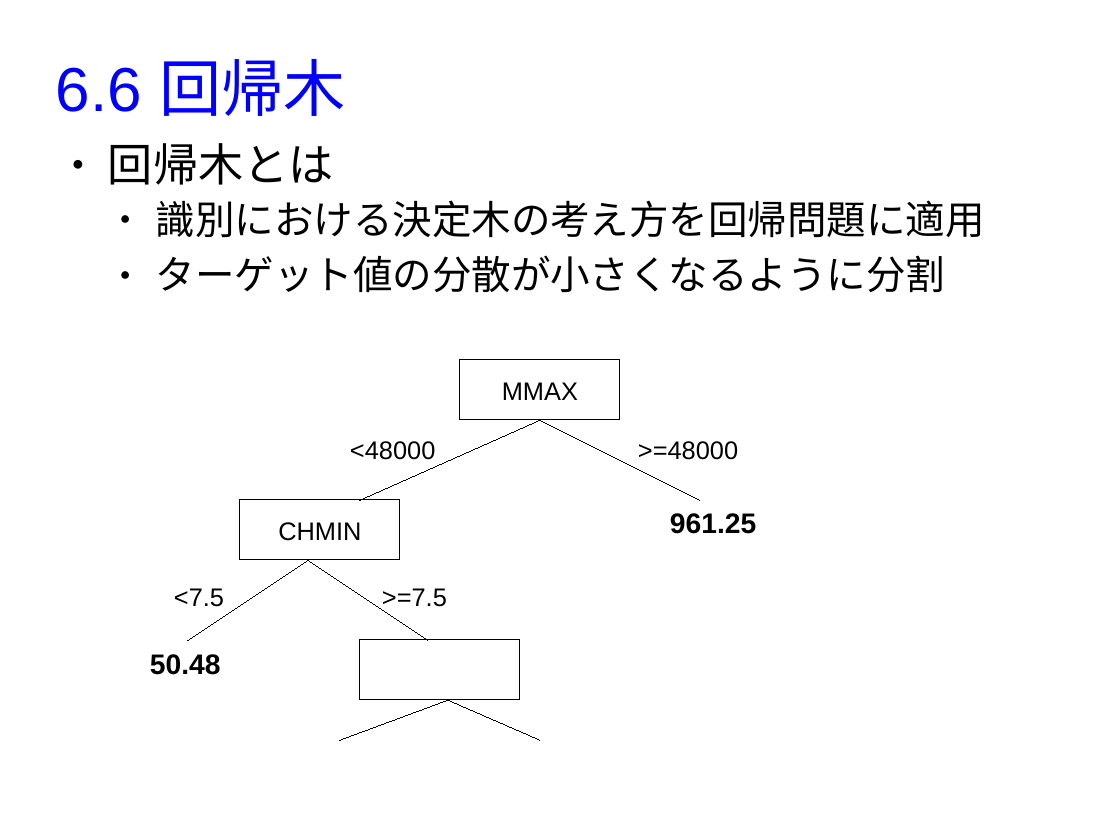
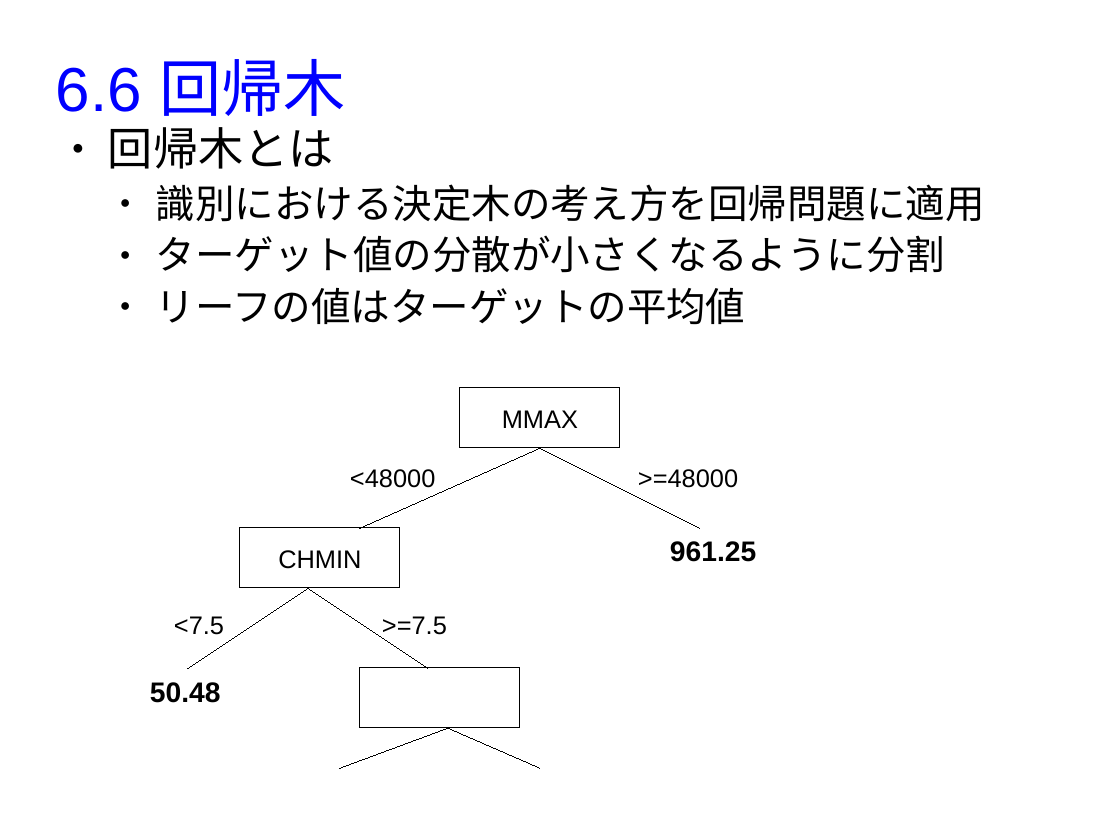
Before and after one commit to MasahiroAraki/MachineLearning, a slide deck: slide 11 of slides/chap06.odp. Drawn at 1120x840 pixels with LibreOffice and Linux fonts; fonts in the diff are those of the drawing. Boxes give left, top, right and bottom in pixels: in the first picture for what was removed or moved away, otherwise in the second. Text is boxed around its words. In the diff, an @@ line names an element or a change of style, - is before the commit and + after.

```diff
--- a/slides/chap06.odp
+++ b/slides/chap06.odp
@@ text "回帰木とは": place and size @@
-text "回帰木とは" at (108,143,985,293)
+text "回帰木とは" at (108,127,985,325)
@@ text at (156,184,985,273): less space between paragraphs @@
@@ text at (156,288,745,325): paragraph added @@
+  ● リーフの値はターゲットの平均値
@@ text "<48000": place and size @@
-text "<48000" at (350,441,435,460)
+text "<48000" at (350,469,435,488)
@@ text ">=48000": place and size @@
-text ">=48000" at (638,441,738,460)
+text ">=48000" at (638,469,738,488)
@@ 6 lines, 4 texts, 3 rectangles: place and size @@
-6 lines, 4 texts, 3 rectangles at (150,360,756,740)
+6 lines, 4 texts, 3 rectangles at (150,388,756,768)
```
Also in this commit, not shown: 8 other slides changed, 3 other files.
